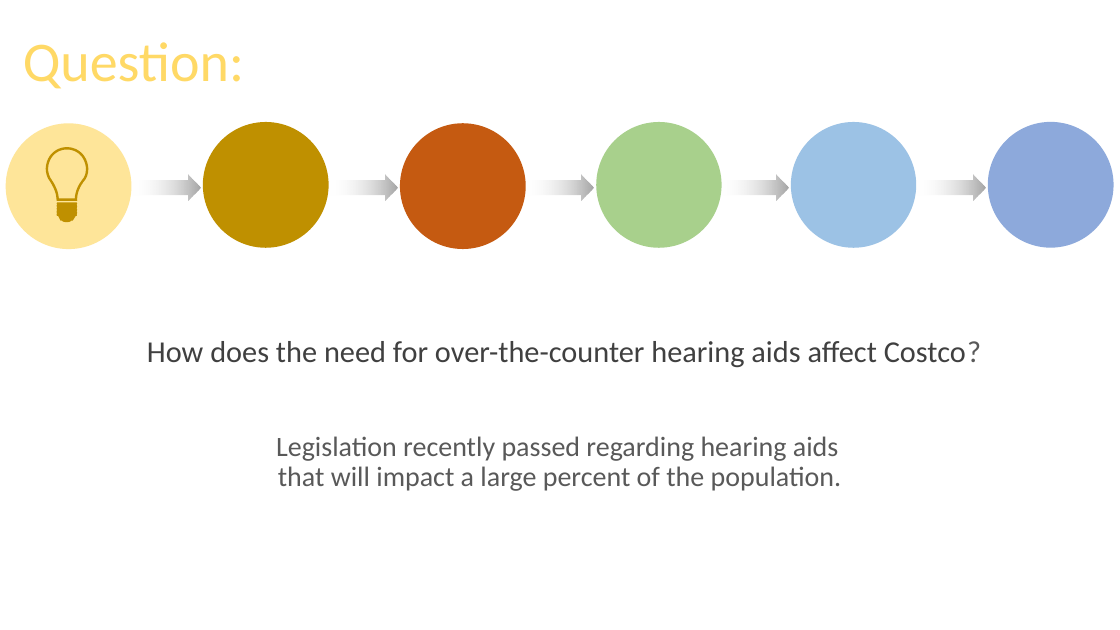
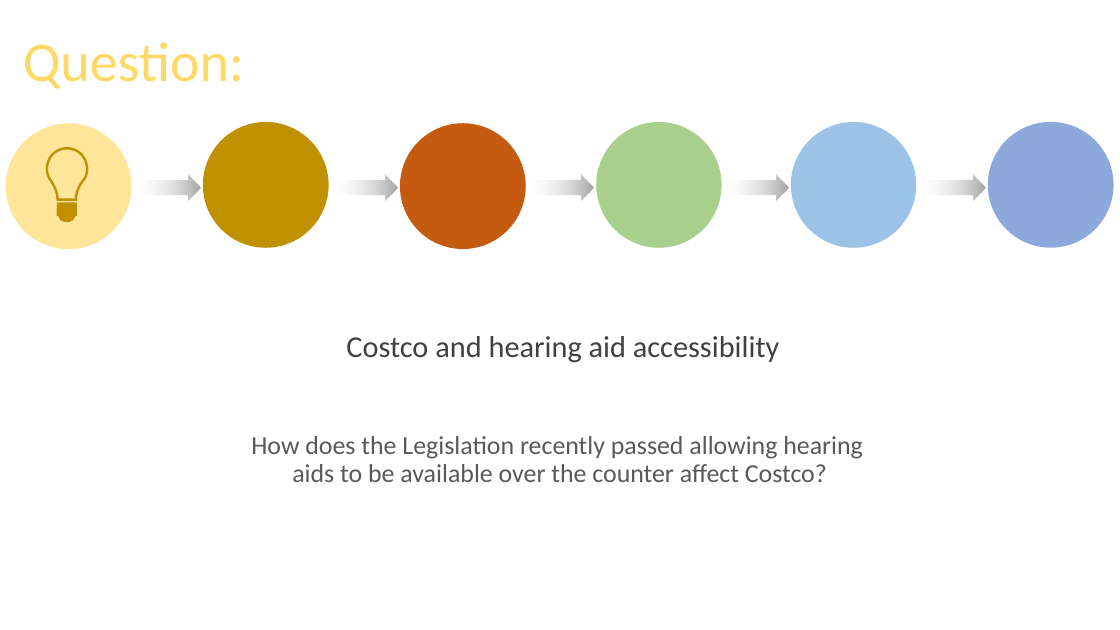
Before and after one commit to JaxWil24/Hearing_Aid_Accessibility, a slide deck: slide 2 of Presentation/FP_Powerpoint.pptx. Drawn at 1120x630 pixels with LibreOffice and Linux fonts; fonts in the diff are those of the drawing. Boxes give left, top, right and bottom in pixels: in the first picture for what was removed or moved away, otherwise in the second. Text is boxed around its words. In the diff, an @@ line names an element or a change of style, - is before the commit and + after.

```diff
--- a/Presentation/FP_Powerpoint.pptx
+++ b/Presentation/FP_Powerpoint.pptx
@@ text at (346, 336, 780, 362): text changed @@
-How does the need for over-the-counter hearing aids affect Costco?
+Costco and hearing aid accessibility
@@ text at (251, 436, 863, 482): text changed; size 24 to 22.2 pt @@
-Legislation recently passed regarding hearing aids that will impact a large percent of the population.
+How does the Legislation recently passed allowing hearing aids to be available over the counter affect Costco?
```
